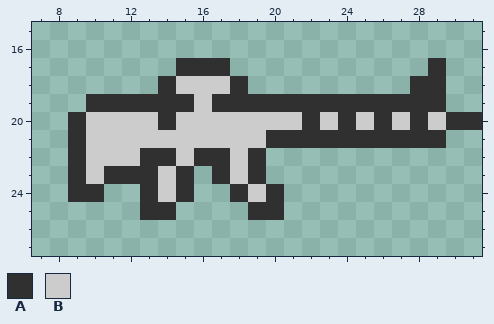
Two versions of one pixel-art sprite, Rogue Survivor Still Alive/Resources/Images/Items/item_army_rifle.png. Above is the file before it was changed.
The file is 32x32 pixels. Shown: x 7..31, y 15..27.
Palette (. is transparent): A #303030  B #cccccc
Pixels before, first column x 9:
17 ......AAA...........A..
18 .....ABBBA.........AA..
19 .AAAAAABAAAAAAAAAAAAA..
20 ABBBBABBBBBBBABABABABAA
21 ABBBBBBBBBBAAAAAAAAAA..
22 ABBBAABAABA............
23 ABAAABA.ABA............
24 AA..ABA..ABA...........
25 ....AA....AA...........
And afterwards:
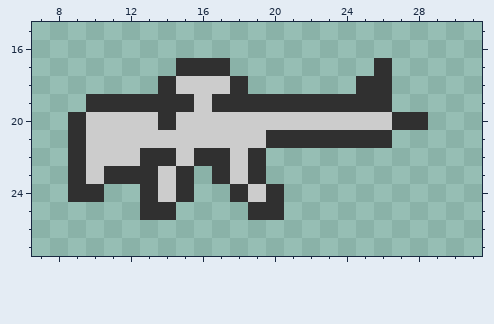
The edit:
{"y":17,"x":26,"old":".","new":"A"}
{"y":17,"x":29,"old":"A","new":"."}
{"y":18,"x":25,"old":"..","new":"AA"}
{"y":18,"x":28,"old":"AA","new":".."}
{"y":19,"x":27,"old":"AAA","new":"..."}
{"y":20,"x":22,"old":"A","new":"B"}
{"y":20,"x":24,"old":"A","new":"B"}
{"y":20,"x":26,"old":"AB","new":"BA"}
{"y":20,"x":29,"old":"BAA","new":"..."}
{"y":21,"x":27,"old":"AAA","new":"..."}
